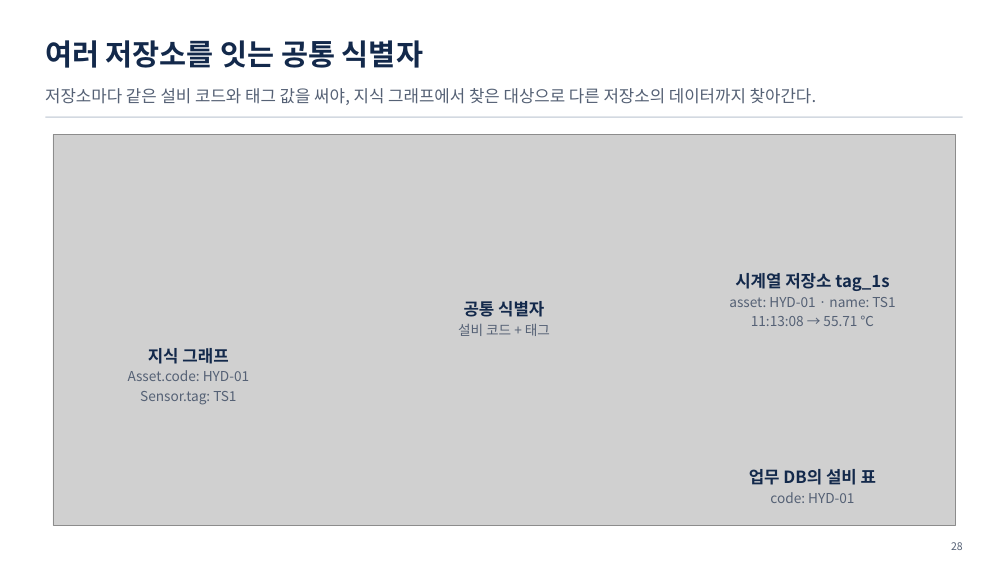
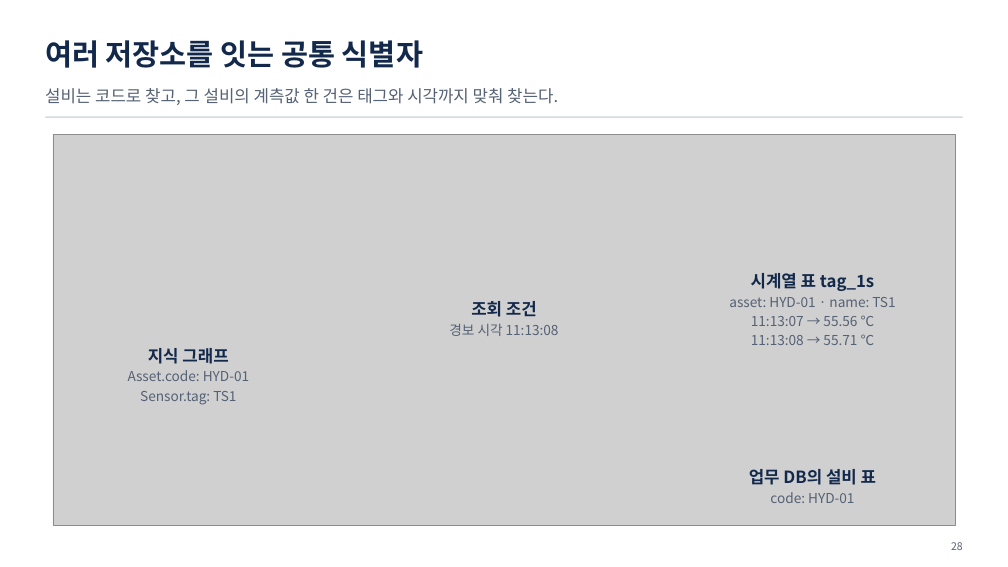
Before and after one commit to uengine-oss/hyd-iot-edu, a slide deck: slide 28 of workspace/강의제작/산출물/통합반/이론/02회차/통합반_02일차.pptx. Drawn at 1008x567 pixels with LibreOffice and Linux fonts; fonts in the diff are those of the drawing; grey boxes stand for pictures. Boxes give left, top, right and bottom in pixels: in the first picture for what was removed or moved away, otherwise in the second. Text is boxed around its words. In the diff, an @@ line names an element or a change of style, - is before the commit and + after.

Commit message:
통합반 온라인 2회차 덱 23~28장의 스키마·식별자 판단 근거를 확정

```diff
--- a/workspace/강의제작/산출물/통합반/이론/02회차/통합반_02일차.pptx
+++ b/workspace/강의제작/산출물/통합반/이론/02회차/통합반_02일차.pptx
@@ text at [45,88,558,105]: text changed @@
-저장소마다 같은 설비 코드와 태그 값을 써야, 지식 그래프에서 찾은 대상으로 다른 저장소의 데이터까지 찾아간다.
+설비는 코드로 찾고, 그 설비의 계측값 한 건은 태그와 시각까지 맞춰 찾는다.
@@ text at [751,273,874,291]: text changed @@
-시계열 저장소 tag_1s
+시계열 표 tag_1s
@@ text at [449,301,559,336]: text changed @@
-공통 식별자
-설비 코드 + 태그
+조회 조건
+경보 시각 11:13:08
@@ text at [751,315,875,326]: paragraph added @@
+11:13:07 → 55.56 ℃
```
Also in this commit, not shown: 5 other slides changed, 5 other files.
